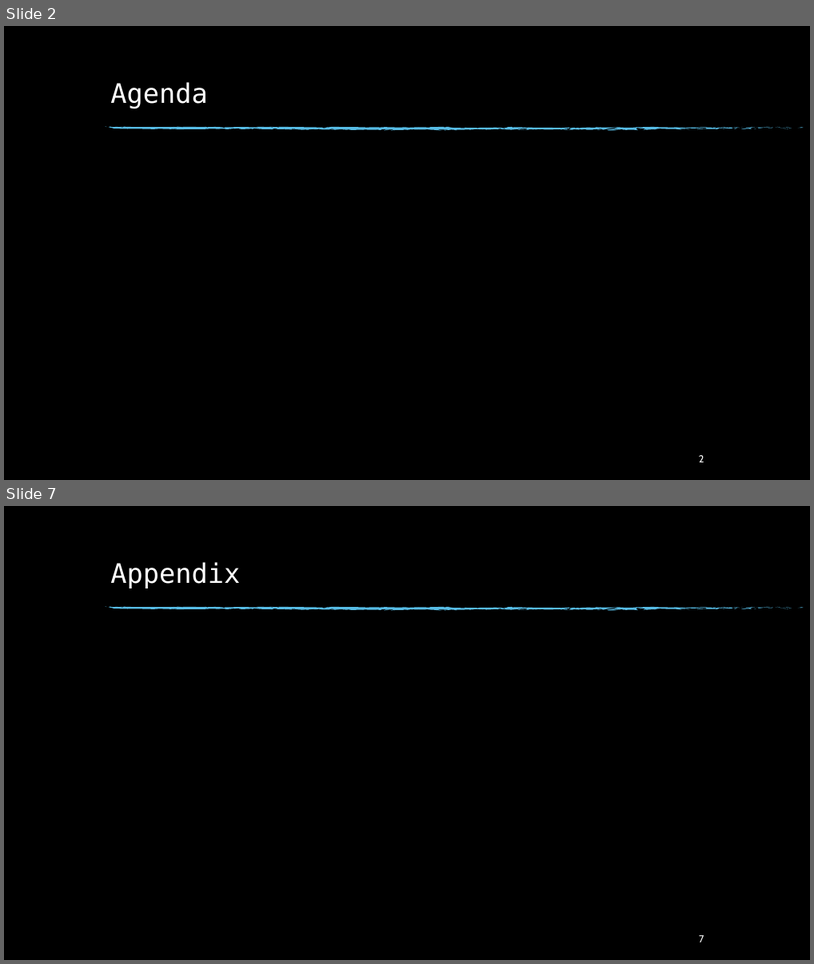
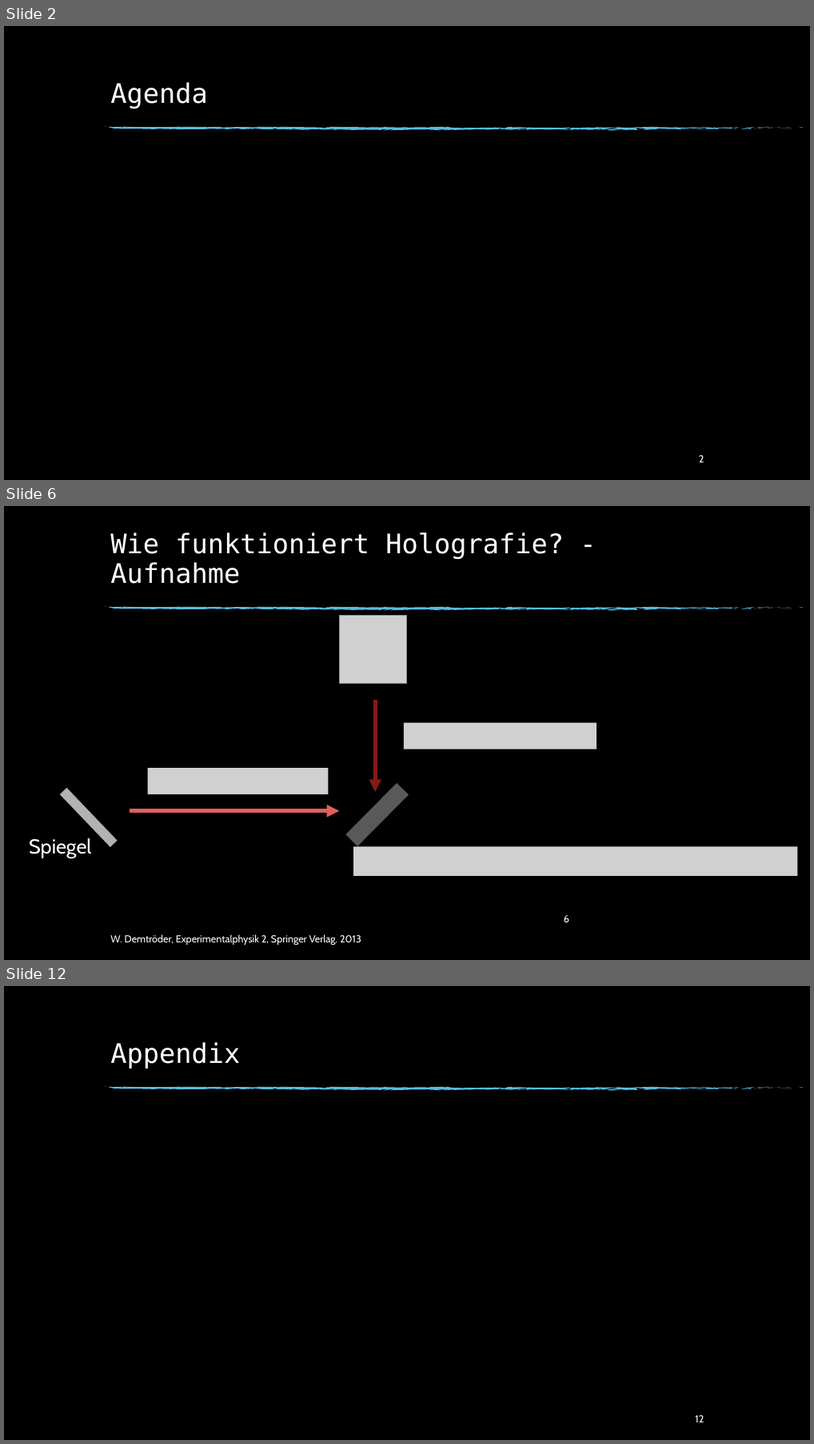
Before and after one commit to beckstev/presentations, a slide deck: holography/holography_presentation.pptx. Shown one above the other, each under a label of ours: slides 2 and 7 before the commit, slides 2, 6 and 12 after it; the slides between them are not shown. The pictures are 814x964 and 814x1444 pixels, drawn with LibreOffice and Linux fonts; fonts in the diff are those of the drawing; grey boxes stand for pictures; background and template pictures are left out. Boxes give left, top, right and bottom in pixels: in the first picture for what was removed or moved away, otherwise in the second. Text is boxed around its words. In the diff, an @@ line names an element or a change of style, - is before the commit and + after.

```diff
--- a/holography/holography_presentation.pptx
+++ b/holography/holography_presentation.pptx
@@ slide 6 added at box(4, 506, 810, 960), background picture (left out); not listed: 74 template elements that a slide beside it also shows @@
@@ title added at box(110, 532, 564, 584), 32 pt, text #FFFFFF @@
+Wie funktioniert Holografie? - Aufnahme
@@ picture added at box(339, 616, 407, 684) @@
@@ arrow added from (375, 700) to (375, 792), #891818 5 pt @@
@@ picture added at box(404, 723, 597, 749) @@
@@ picture added at box(148, 768, 329, 795) @@
@@ rectangle added at box(61, 788, 117, 846), fill #B2B2B2, outline #B2B2B2 1 pt @@
@@ rectangle added at box(346, 784, 408, 845), fill #595959, outline #595959 1 pt @@
@@ arrow added from (130, 811) to (339, 811), #E35F5F 5 pt @@
@@ text added at box(29, 838, 91, 858), 24 pt, text #FFFFFF @@
+Spiegel
@@ picture added at box(354, 847, 798, 876) @@
@@ text added at box(110, 934, 362, 944), 12 pt, text #FFFFFF @@
+W. Demtröder, Experimentalphysik 2, Springer Verlag. 2013
@@ page number added at box(564, 915, 570, 922), 12 pt, text #FFFFFF @@
+6
@@ what was slide 7 is now slide 12 @@
@@ page number at box(695, 1415, 704, 1422): text changed @@
-7
+12
```
Also in this commit, not shown: 4 slides changed, 4 other slides added, 1 other file.
